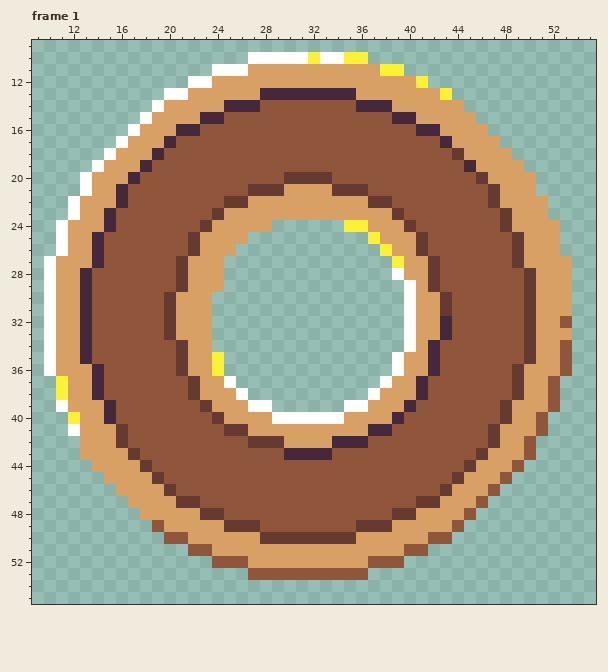
Edited in one commit: pixel-art file (WIP/Coin.aseprite). The picture above is the old version.
64x64 pixels, 8 frames. Colours within 5 levels of each other are drawn and written as one. Shown: frame 1: x 9..55, y 9..55. The commit also changed other frames, which this record leaves out.
Once edited:
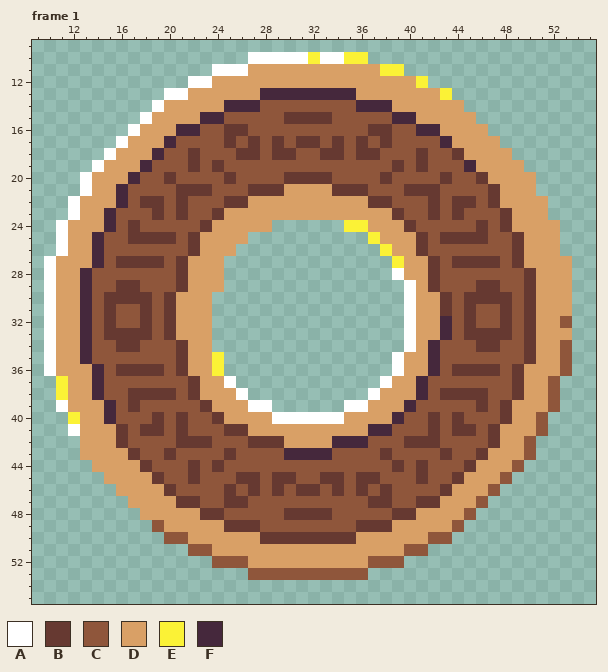
Palette (. is transparent): A #ffffff  B #663931  C #8f563b  D #d9a066  E #fbf236  F #45283c
Changes in this commit:
layer "Layer 23" added
layer "Layer 25" added
layer "Layer 15" removed
Changed rows in their new state; - is an unchanged pixel.
Frame 1, layer "Layer 25":
first column x 15:
15 ---------------BBBB---------------
16 ----------BB----------BB----------
17 ----------B-B-B-BB-B-B-B----------
18 -------B---BB-BB--BB-BB---B-------
19 -------B-B--------------B-B-------
20 -----B----B------------B----B-----
21 ------BBB----------------BBB------
22 ---BB-B--------------------B-BB---
23 ----B-B--------------------B-B----
24 --B----------------------------B--
25 --BBBB----------------------BBBB--
27 -BBBB------------------------BBBB-
29 -BB----------------------------BB-
30 BBBB--------------------------BBBB
31 B--B--------------------------B--B
32 B--B--------------------------B--B
33 BBBB--------------------------BBBB
34 -BB----------------------------BB-
36 -BBBB------------------------BBBB-
38 --BBBB----------------------BBBB--
39 --B----------------------------B--
40 ----B-B--------------------B-B----
41 ---BB-B--------------------B-BB---
42 ------BBB----------------BBB------
43 -----B----B------------B----B-----
44 -------B-B--------------B-B-------
45 -------B---BB-BB--BB-BB---B-------
46 ----------B-B-B-BB-B-B-B----------
47 ----------BB----------BB----------
48 ---------------BBBB---------------
